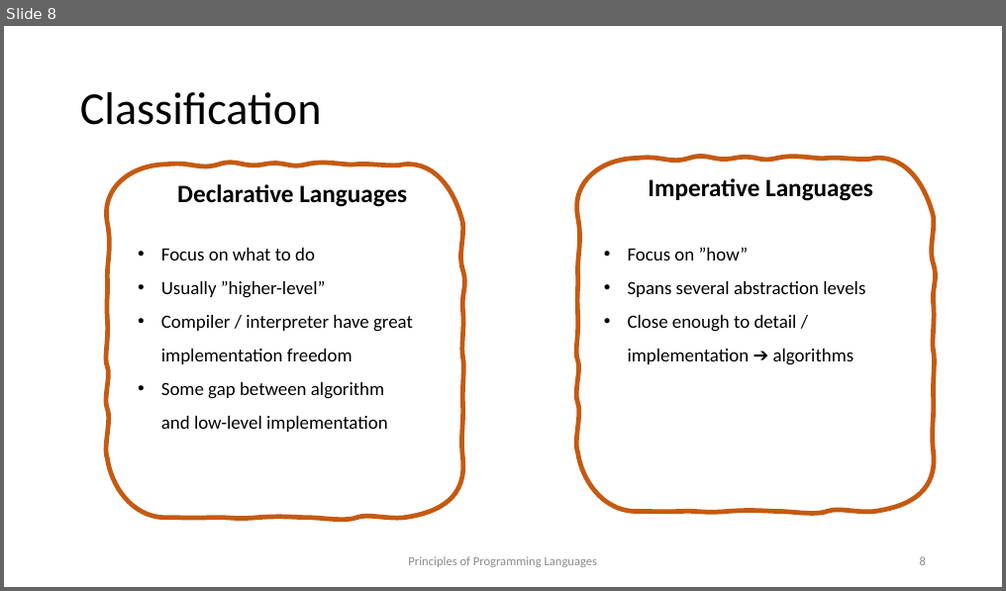
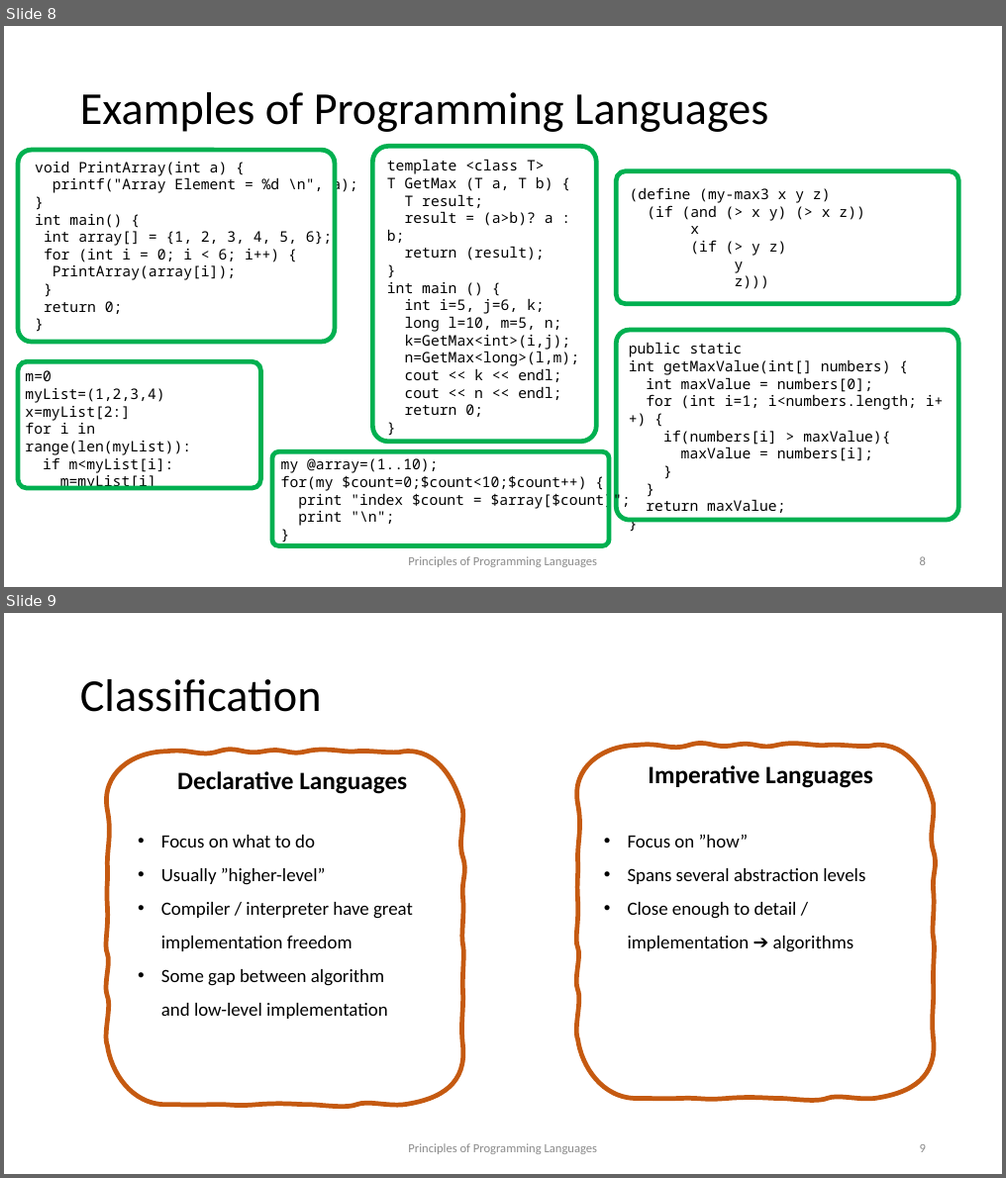
Before and after one commit to kongm/pl-design, a slide deck: introduction.pptx. Shown one above the other, each under a label of ours: slide 8 before the commit, slides 8 and 9 after it. The pictures are 1006x591 and 1006x1178 pixels, drawn with LibreOffice and Linux fonts; fonts in the diff are those of the drawing. Boxes give left, top, right and bottom in pixels: in the first picture for what was removed or moved away, otherwise in the second. Text is boxed around its words. In the diff, an @@ line names an element or a change of style, - is before the commit and + after.

```diff
--- a/introduction.pptx
+++ b/introduction.pptx
@@ slide 8 added at box(4, 26, 1002, 587), background #FFFFFF @@
@@ title added at box(80, 92, 768, 132), 44 pt, text #000000 @@
+Examples of Programming Languages
@@ rounded rectangle added at box(18, 151, 335, 342), outline #00B050 4.5 pt @@
@@ text added at box(35, 161, 357, 314), 14 pt, text #000000 @@
+void PrintArray(int a) {
+printf("Array Element = %d \n", a);
+}
+int main() {
+int array[] = {1, 2, 3, 4, 5, 6};
+for (int i = 0; i < 6; i++) {
+PrintArray(array[i]);
+}
+return 0;
+}
@@ rounded rectangle added at box(373, 147, 597, 442), outline #00B050 4.5 pt @@
@@ text added at box(387, 159, 580, 417), 14 pt, text #000000 @@
+template <class T>
+T GetMax (T a, T b) {
+T result;
+result = (a>b)? a : b;
+return (result);
+}
+int main () {
+int i=5, j=6, k;
+long l=10, m=5, n;
+k=GetMax<int>(i,j);
+n=GetMax<long>(l,m);
+cout << k << endl;
+cout << n << endl;
+return 0;
+}
@@ rounded rectangle added at box(617, 172, 959, 304), outline #00B050 4.5 pt @@
@@ text added at box(630, 187, 864, 289), 14 pt, text #000000 @@
+(define (my-max3 x y z)
+(if (and (> x y) (> x z))
+x
+(if (> y z)
+y
+z)))
@@ rounded rectangle added at box(617, 330, 959, 520), outline #00B050 4.5 pt @@
@@ text added at box(629, 342, 944, 513), 14 pt, text #000000 @@
+public static
+int getMaxValue(int[] numbers) {
+int maxValue = numbers[0];
+for (int i=1; i<numbers.length; i++) {
+if(numbers[i] > maxValue){
+maxValue = numbers[i];
+}
+}
+return maxValue;
+}
@@ rounded rectangle added at box(18, 363, 261, 488), outline #00B050 4.5 pt @@
@@ text added at box(25, 371, 191, 490), 14 pt, text #000000 @@
+m=0
+myList=(1,2,3,4)
+x=myList[2:]
+for i in range(len(myList)):
+if m<myList[i]:
+m=myList[i]
@@ rounded rectangle added at box(272, 452, 609, 547), outline #00B050 4.5 pt @@
@@ text added at box(281, 459, 631, 526), 14 pt, text #000000 @@
+my @array=(1..10);
+for(my $count=0;$count<10;$count++) {
+print "index $count = $array[$count]";
+print "\n";
+}
@@ text added at box(408, 557, 597, 568), 12 pt, text #8C8C8C @@
+Principles of Programming Languages
@@ page number added at box(920, 557, 926, 566), 12 pt, text #8C8C8C @@
+8
@@ what was slide 8 is now slide 9 @@
```
Also in this commit, not shown: 4 other files.
